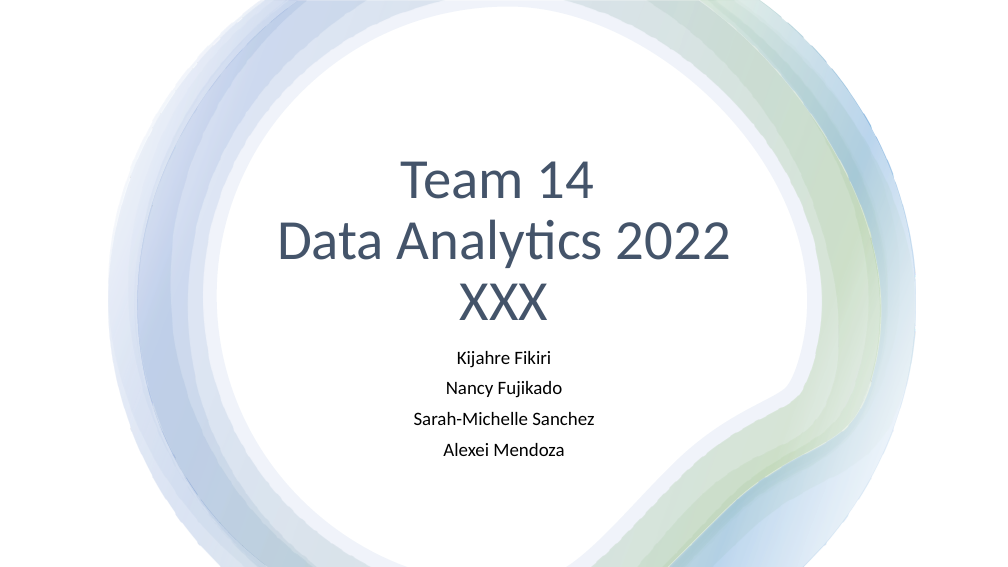
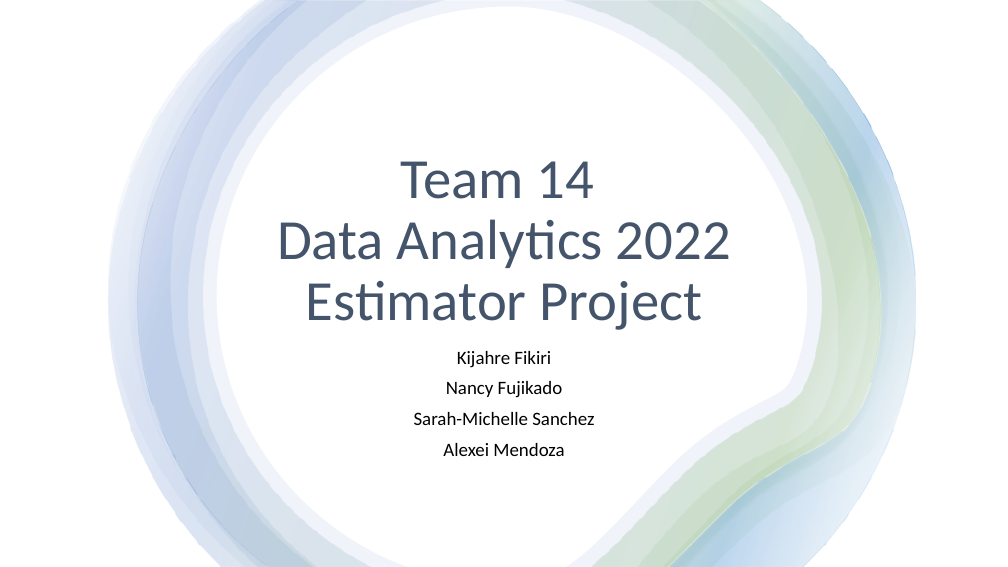
Before and after one commit to thegreatkeej/Estimator_Project, a slide deck: slide 1 of Team14_Presentation.pptx. Drawn at 1008x567 pixels with LibreOffice and Linux fonts; fonts in the diff are those of the drawing. Boxes give left, top, right and bottom in pixels: in the first picture for what was removed or moved away, otherwise in the second. Text is boxed around its words. In the diff, an @@ line names an element or a change of style, - is before the commit and + after.

```diff
--- a/Team14_Presentation.pptx
+++ b/Team14_Presentation.pptx
@@ title at (277,161,731,330): text changed @@
-Team 14
-Data Analytics 2022
-XXX
+Team 14
+Data Analytics 2022
+Estimator Project
```
Also in this commit, not shown: 4 other slides changed, 2 slides added, 5 slides removed.
